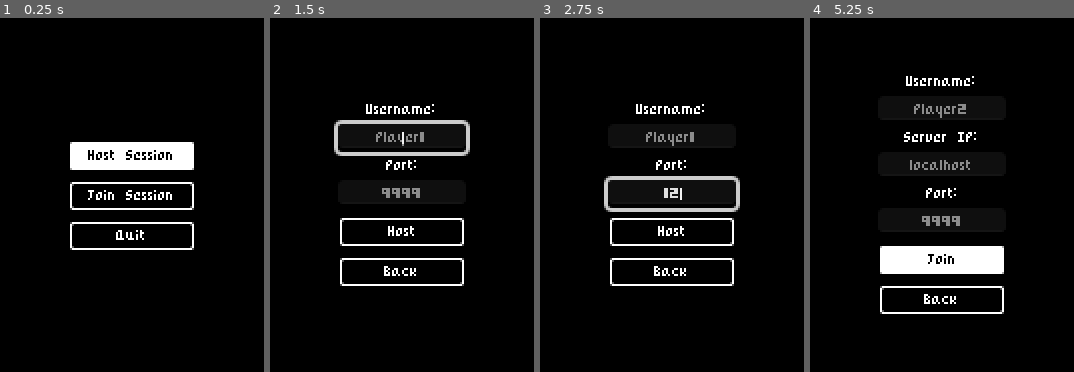
Above: before the commit, frames 1-4 (left to right).
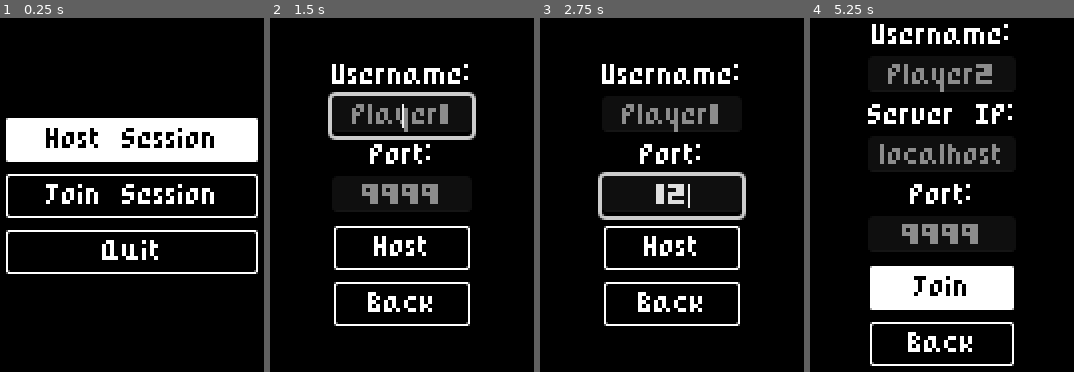
Above: after the commit, the same moments.

Repository: mubinulhaque/NoughtsAndCrosses
Game: Godot game, scene res://scenes/start_menu.tscn
The game is run twice, just before and just after one commit, with the same random seed, the same clock (stepped at 60 frames per second) and the same inputs.
Inputs (mouse positions are in pixels of both pictures, inside the frame that each line leads up to):
- Up to frame 1 (0.25 s): no input
- Up to frame 2 (1.5 s): click "Host Session" at 1.25 s
- Up to frame 3 (2.75 s): click (672, 195) at 2.02 s; type "12" at 2.1 s
- Up to frame 4 (5.25 s): click "Host" at 2.75 s; click "Back" at 3.5 s; click "Join Session" at 4.25 s; click "Join" at 5 s

The runs differ from the first frame. In frame 1, 16% of the frame differs, in the area x 2-98%, y 28-73%; in frame 2, 11%; in frame 3, 10%; in frame 4, 16%, in the area x 21-78%, y 1-99%.

Commit message:
Make buttons and font sizes bigger

Diff:
--- a/scenes/start_menu.tscn
+++ b/scenes/start_menu.tscn
@@ -8,26 +8,26 @@
 anchor_bottom = 1.0
 grow_horizontal = 2
 grow_vertical = 2
-script = ExtResource("1_vacw5")
+script = ExtResource("1_ouf4f")
 
 [node name="MainMenu" type="VBoxContainer" parent="." unique_id=1773716849]
 layout_mode = 2
 
 [node name="HostSessionButton" type="Button" parent="MainMenu" unique_id=1812769756]
 texture_filter = 1
-custom_minimum_size = Vector2(64, 16)
+custom_minimum_size = Vector2(128, 24)
 layout_mode = 2
 text = "Host Session"
 
 [node name="JoinSessionButton" type="Button" parent="MainMenu" unique_id=1454571292]
 texture_filter = 1
-custom_minimum_size = Vector2(64, 16)
+custom_minimum_size = Vector2(128, 24)
 layout_mode = 2
 text = "Join Session"
 
 [node name="QuitButton" type="Button" parent="MainMenu" unique_id=1946613417]
 texture_filter = 1
-custom_minimum_size = Vector2(64, 16)
+custom_minimum_size = Vector2(128, 24)
 layout_mode = 2
 text = "Quit"
 
@@ -37,6 +37,7 @@
 
 [node name="UsernameLabel" type="Label" parent="HostServerOptions" unique_id=846977337]
 layout_mode = 2
+theme_override_font_sizes/font_size = 0
 text = "Username:"
 horizontal_alignment = 1
 vertical_alignment = 1
@@ -44,6 +45,7 @@
 [node name="UsernameLineEdit" type="LineEdit" parent="HostServerOptions" unique_id=1444619170]
 custom_minimum_size = Vector2(64, 0)
 layout_mode = 2
+theme_override_font_sizes/font_size = 0
 placeholder_text = "Player1"
 alignment = 1
 
@@ -60,13 +62,13 @@
 alignment = 1
 
 [node name="HostButton" type="Button" parent="HostServerOptions" unique_id=871468895]
-custom_minimum_size = Vector2(0, 16)
+custom_minimum_size = Vector2(0, 24)
 layout_mode = 2
 text = "Host
 "
 
 [node name="BackButton" type="Button" parent="HostServerOptions" unique_id=1530977546]
-custom_minimum_size = Vector2(0, 16)
+custom_minimum_size = Vector2(0, 24)
 layout_mode = 2
 text = "Back"
 
@@ -111,13 +113,13 @@
 alignment = 1
 
 [node name="JoinButton" type="Button" parent="JoinServerOptions" unique_id=1456913200]
-custom_minimum_size = Vector2(0, 16)
+custom_minimum_size = Vector2(0, 24)
 layout_mode = 2
 text = "Join
 "
 
 [node name="BackButton" type="Button" parent="JoinServerOptions" unique_id=1212915464]
-custom_minimum_size = Vector2(0, 16)
+custom_minimum_size = Vector2(0, 24)
 layout_mode = 2
 text = "Back"
 
--- a/themes/default_theme.tres
+++ b/themes/default_theme.tres
@@ -8,10 +8,10 @@
 Button/colors/font_focus_color = Color(0, 0, 0, 1)
 Button/colors/font_hover_color = Color(0, 0, 0, 1)
 Button/colors/font_pressed_color = Color(1, 1, 1, 1)
-Button/font_sizes/font_size = 6
+Button/font_sizes/font_size = 12
 Button/styles/focus = ExtResource("1_i5b6y")
 Button/styles/hover = ExtResource("1_i5b6y")
 Button/styles/normal = ExtResource("1_r00j6")
 Button/styles/pressed = ExtResource("1_r00j6")
-Label/font_sizes/font_size = 6
-LineEdit/font_sizes/font_size = 6
+Label/font_sizes/font_size = 12
+LineEdit/font_sizes/font_size = 12
Not shown, changed: pixel_font.ttf.import
Not shown: 1 places in scenes/start_menu.tscn that only renumber resources
